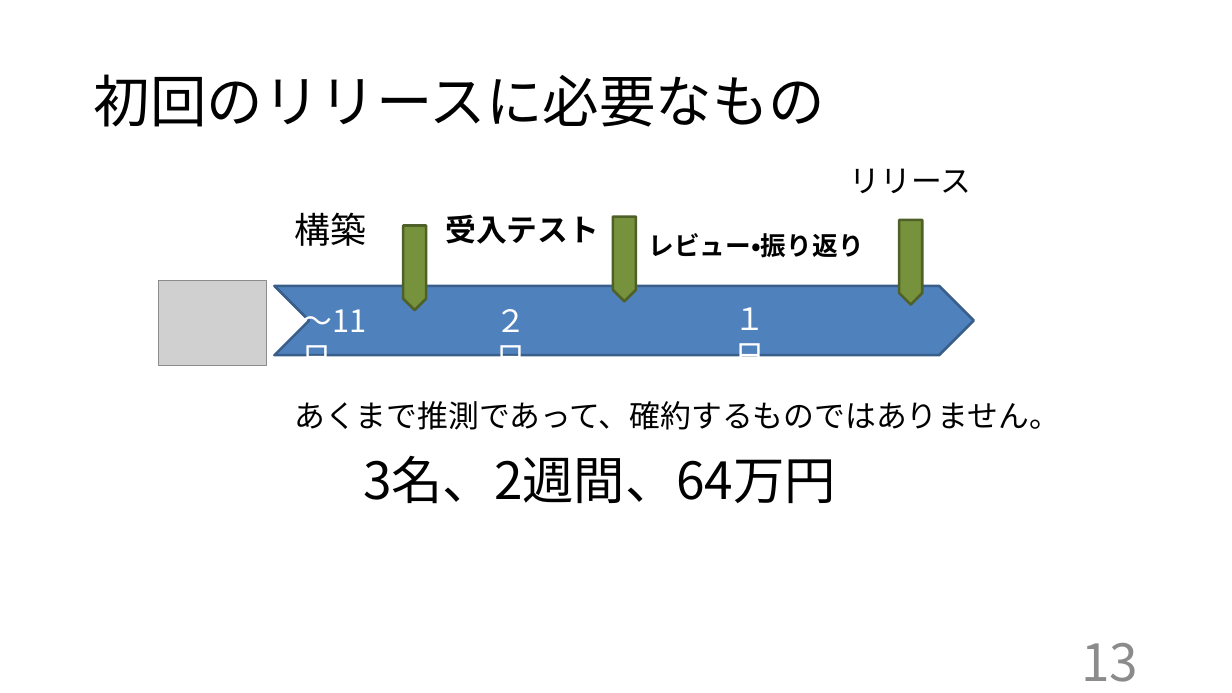
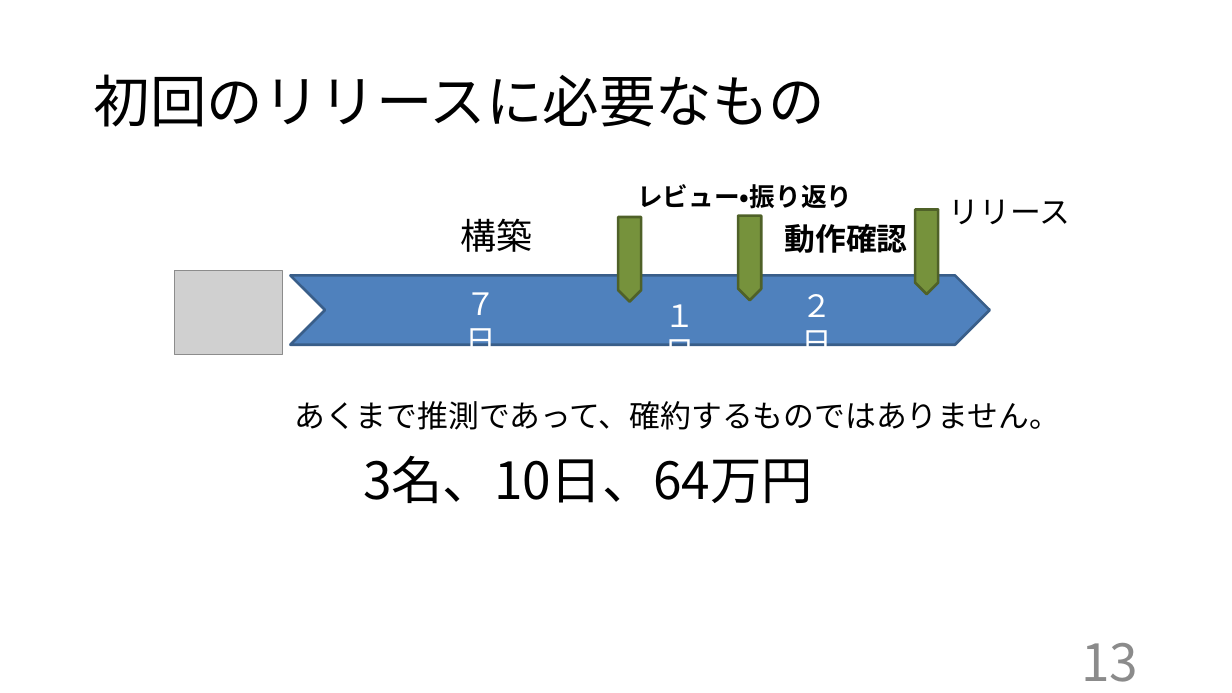
Before and after one commit to kazukiyoshida96/PM-, a slide deck: slide 13 of インセプションデッキ矢吹研A班.pptx. Drawn at 1232x693 pixels with LibreOffice and Linux fonts; fonts in the diff are those of the drawing; grey boxes stand for pictures. Boxes give left, top, right and bottom in pixels: in the first picture for what was removed or moved away, otherwise in the second. Text is boxed around its words. In the diff, an @@ line names an element or a change of style, - is before the commit and + after.

```diff
--- a/インセプションデッキ矢吹研A班.pptx
+++ b/インセプションデッキ矢吹研A班.pptx
@@ text "レビュー・振り返り": place and size @@
-text "レビュー・振り返り" at [648, 233, 863, 258]
+text "レビュー・振り返り" at [637, 184, 852, 209]
@@ 1 picture, 1 chevron, 1 freeform shape: place and size @@
-1 picture, 1 chevron, 1 freeform shape at [159, 220, 974, 366]
+1 picture, 1 chevron, 1 freeform shape at [175, 209, 990, 355]
@@ text "リリース": place and size @@
-text "リリース" at [850, 168, 972, 193]
+text "リリース" at [949, 199, 1071, 224]
@@ text removed at [445, 214, 599, 244] @@
-受入テスト
@@ text "構築": place and size @@
-text "構築" at [294, 212, 366, 246]
+text "構築" at [461, 218, 533, 252]
@@ freeform shape: place and size @@
-freeform shape at [613, 217, 636, 302]
+freeform shape at [619, 217, 642, 302]
@@ freeform shape: place and size @@
-freeform shape at [403, 225, 427, 310]
+freeform shape at [739, 216, 762, 301]
@@ text added at [785, 224, 908, 253], 24 pt, text #000000, bold @@
+動作確認
@@ text removed at [299, 299, 401, 344] @@
-～11日
@@ text added at [461, 281, 521, 326], 24 pt, text #FFFFFF @@
+７日
@@ text "１日": place and size @@
-text "１日" at [735, 300, 787, 337]
+text "１日" at [665, 297, 717, 334]
@@ text "２日": place and size @@
-text "２日" at [496, 302, 549, 339]
+text "２日" at [802, 287, 855, 324]
@@ text at [363, 455, 813, 504]: text changed @@
-3名、2週間、64万円
+3名、10日、64万円
```
Also in this commit, not shown: 10 other slides changed, 2 other files.
